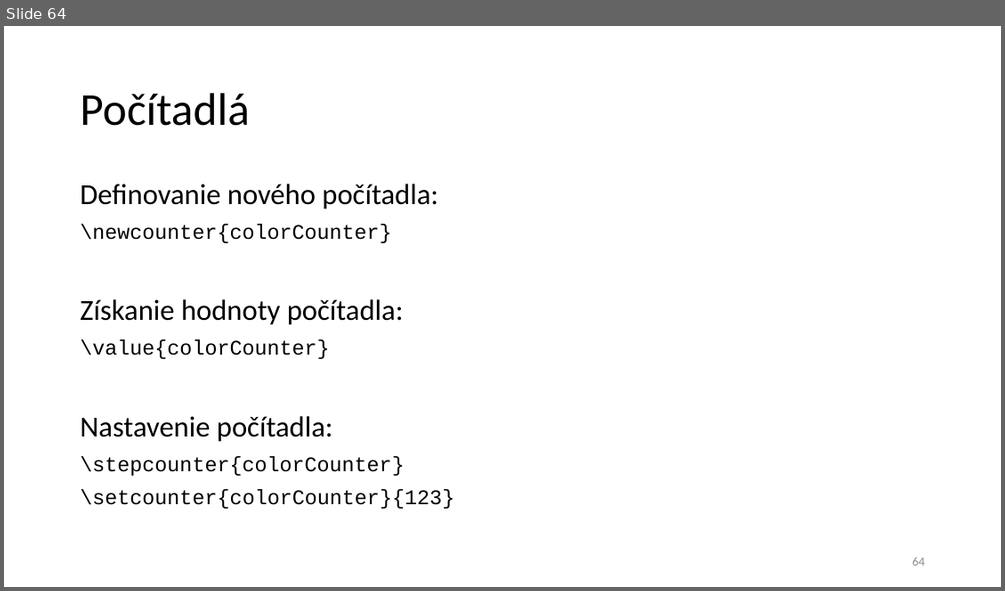
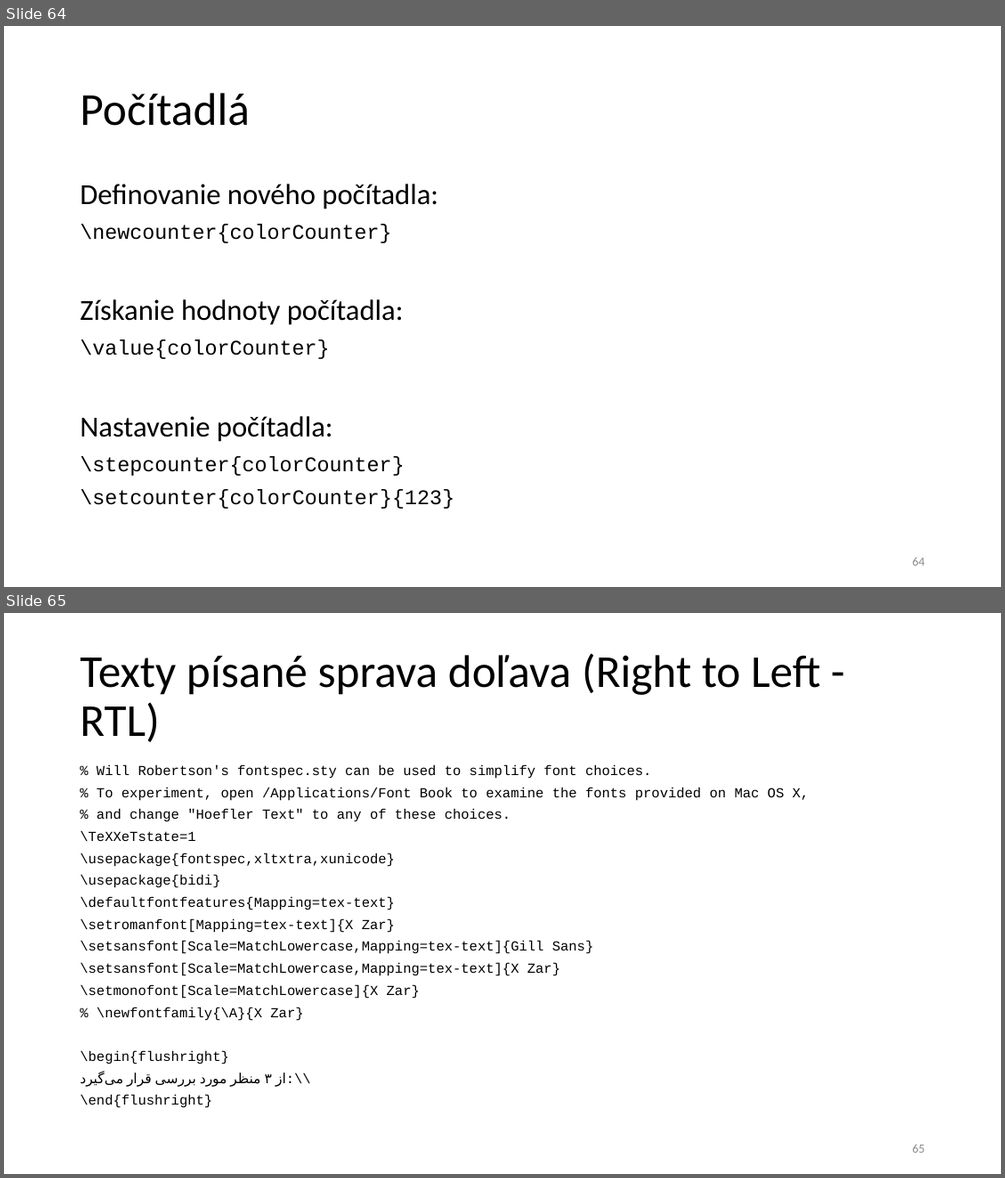
Before and after one commit to LRjunior/XeLaTeX, a slide deck: kurz XeLaTeX.pptx. Shown one above the other, each under a label of ours: slide 64 before the commit, slides 64 and 65 after it. The pictures are 1005x591 and 1005x1178 pixels, drawn with LibreOffice and Linux fonts; fonts in the diff are those of the drawing. Boxes give left, top, right and bottom in pixels: in the first picture for what was removed or moved away, otherwise in the second. Text is boxed around its words. In the diff, an @@ line names an element or a change of style, - is before the commit and + after.

```diff
--- a/kurz XeLaTeX.pptx
+++ b/kurz XeLaTeX.pptx
@@ slide 65 added at box(4, 613, 1001, 1174), background #FFFFFF @@
@@ title added at box(80, 653, 820, 742), 44 pt, text #000000 @@
+Texty písané sprava doľava (Right to Left - RTL)
@@ text added at box(80, 764, 809, 1108), 13.3 pt, text #000000 @@
+% Will Robertson's fontspec.sty can be used to simplify font choices.
+% To experiment, open /Applications/Font Book to examine the fonts provided on Mac OS X,
+% and change "Hoefler Text" to any of these choices.
+\TeXXeTstate=1
+\usepackage{fontspec,xltxtra,xunicode}
+\usepackage{bidi}
+\defaultfontfeatures{Mapping=tex-text}
+\setromanfont[Mapping=tex-text]{X Zar}
+\setsansfont[Scale=MatchLowercase,Mapping=tex-text]{Gill Sans}
+\setsansfont[Scale=MatchLowercase,Mapping=tex-text]{X Zar}
+\setmonofont[Scale=MatchLowercase]{X Zar}
+% \newfontfamily{\A}{X Zar}
+\begin{flushright}
+از ۳ منظر مورد بررسی قرار می‌گیرد:\\
+\end{flushright}
@@ page number added at box(912, 1144, 924, 1152), 12 pt, text #8C8C8C @@
+65
```
